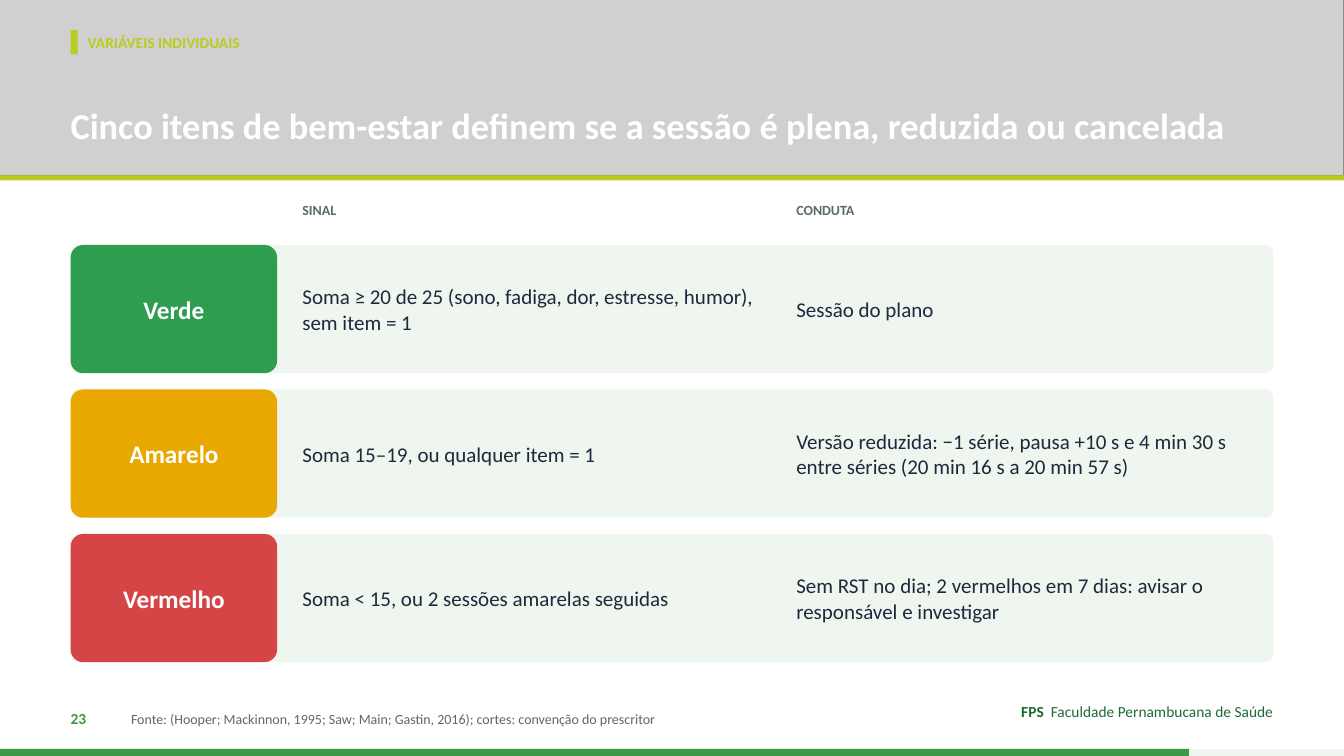
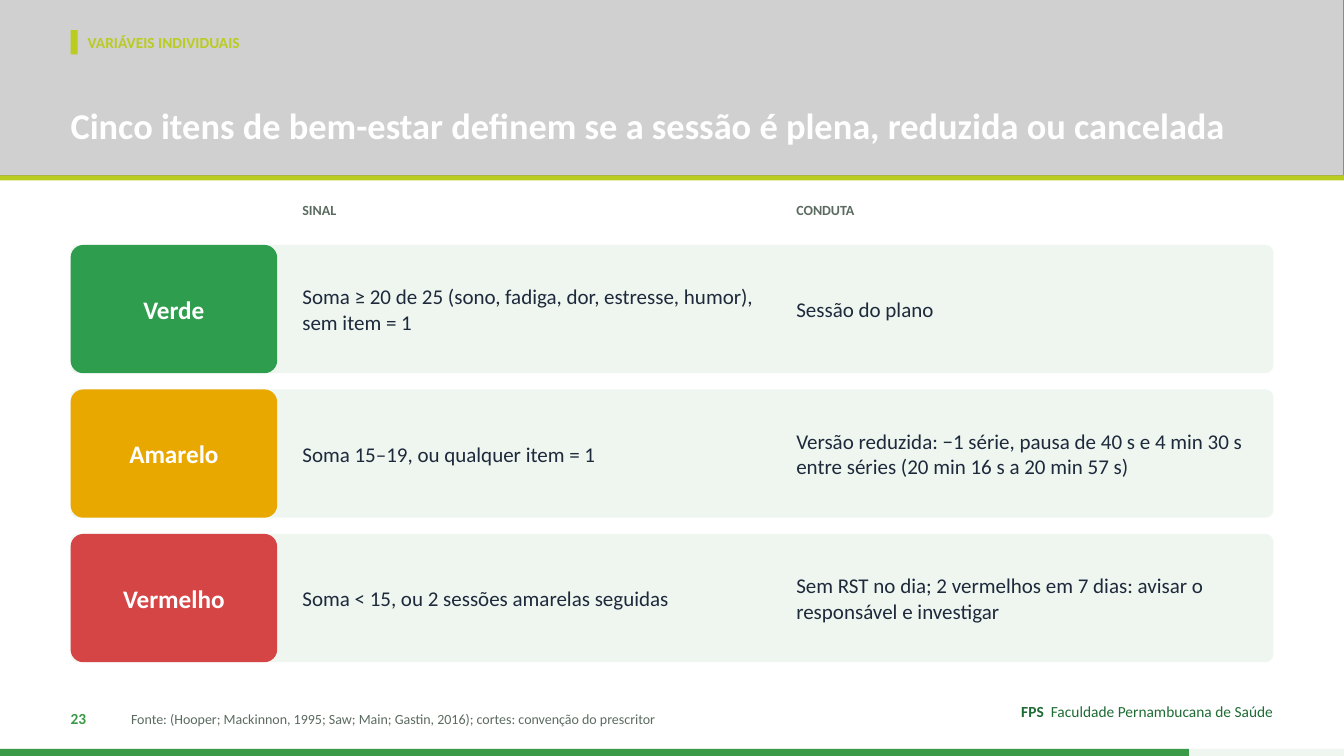
Before and after one commit to Institutomoraisandrade/CRM, a slide deck: slide 23 of trabalho-fps/trabalhos/2026-11-11-handebol-rsa/apresentacao.pptx. Drawn at 1344x756 pixels with LibreOffice and Linux fonts; fonts in the diff are those of the drawing; grey boxes stand for pictures. Boxes give left, top, right and bottom in pixels: in the first picture for what was removed or moved away, otherwise in the second. Text is boxed around its words. In the diff, an @@ line names an element or a change of style, - is before the commit and + after.

```diff
--- a/trabalho-fps/trabalhos/2026-11-11-handebol-rsa/apresentacao.pptx
+++ b/trabalho-fps/trabalhos/2026-11-11-handebol-rsa/apresentacao.pptx
@@ text at <box>796,434,1242,477</box>: text changed @@
-Versão reduzida: −1 série, pausa +10 s e 4 min 30 s entre séries (20 min 16 s a 20 min 57 s)
+Versão reduzida: −1 série, pausa de 40 s e 4 min 30 s entre séries (20 min 16 s a 20 min 57 s)
```
Also in this commit, not shown: 3 other slides changed, 3 other files.
